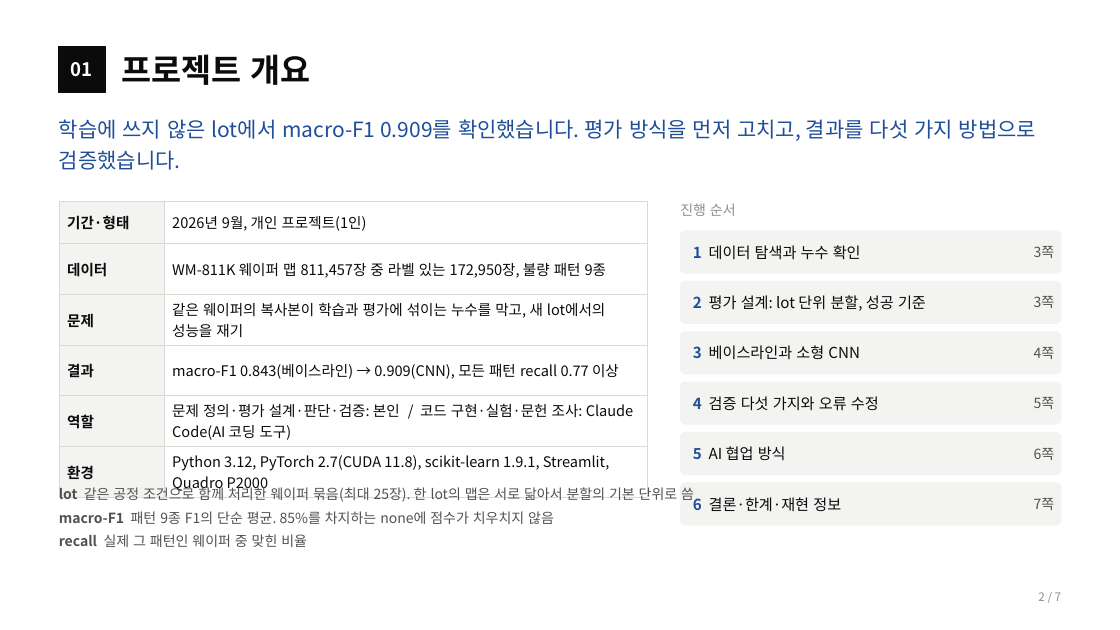
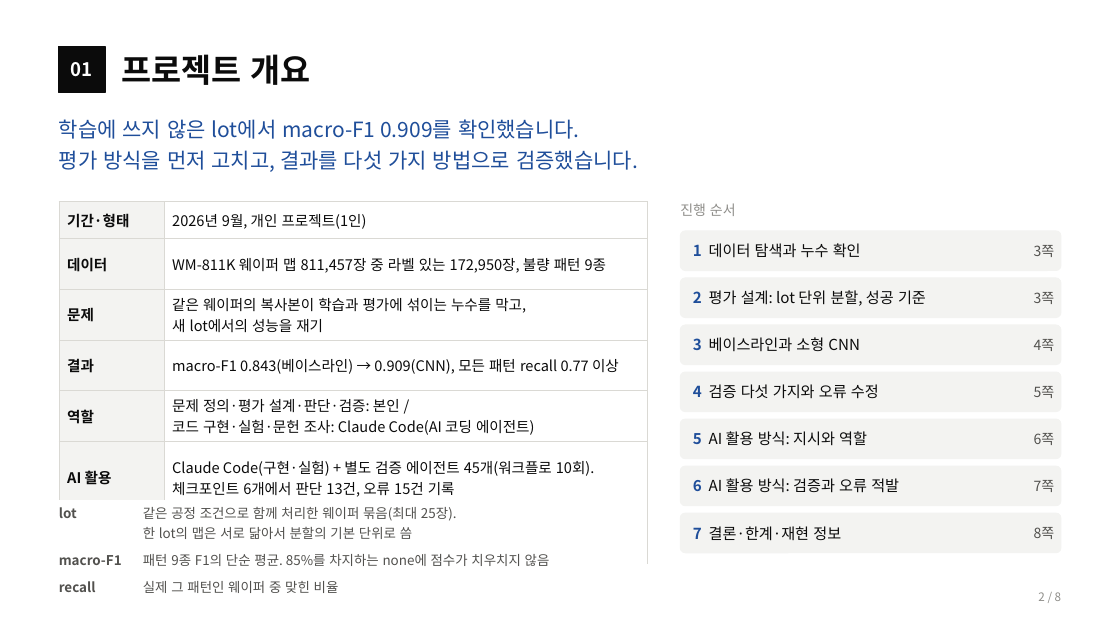
Before and after one commit to sl2ver/wm811k-wafer-defect-classification, a slide deck: slide 2 of portfolio/portfolio.pptx. Drawn at 1120x630 pixels with LibreOffice and Linux fonts; fonts in the diff are those of the drawing. Boxes give left, top, right and bottom in pixels: in the first picture for what was removed or moved away, otherwise in the second. Text is boxed around its words. In the diff, an @@ line names an element or a change of style, - is before the commit and + after.

```diff
--- a/portfolio/portfolio.pptx
+++ b/portfolio/portfolio.pptx
@@ text "학습에 쓰지 않은 lot에서 macro-F1 ..." rewrapped from box(59, 119, 1036, 170) to box(59, 119, 638, 172) @@
@@ table at box(59, 202, 647, 564) @@
-row 5: 역할 | 문제 정의·평가 설계·판단·검증: 본인 / 코드 구현·실험·문헌 조사: Claude Code(AI 코딩 도구)
+row 5: 역할 | 문제 정의·평가 설계·판단·검증: 본인 / 코드 구현·실험·문헌 조사: Claude Code(AI 코딩 에이전트)
+row 6: AI 활용 | Claude Code(구현·실험) + 별도 검증 에이전트 45개(워크플로 10회). 체크포인트 6개에서 판단 13건, 오류 15건 기록
@@ 4 texts, 2 rounded rectangles: place and size @@
-4 texts, 2 rounded rectangles at box(681, 281, 1061, 374)
+4 texts, 2 rounded rectangles at box(681, 278, 1061, 365)
@@ 2 texts, 1 rounded rectangle: place and size @@
-2 texts, 1 rounded rectangle at box(681, 382, 1061, 424)
+2 texts, 1 rounded rectangle at box(681, 372, 1061, 412)
@@ text at box(693, 431, 867, 446): text changed @@
-5 AI 협업 방식
+5 AI 활용 방식: 지시와 역할
@@ 2 texts, 2 rounded rectangles: place and size @@
-2 texts, 2 rounded rectangles at box(681, 433, 1061, 525)
+2 texts, 2 rounded rectangles at box(681, 419, 1061, 506)
@@ proportions changed in 6 elements at box(681, 231, 1061, 271), box(681, 278, 1061, 318), box(681, 325, 1061, 365), box(681, 372, 1061, 412), box(681, 419, 1061, 459), box(681, 466, 1061, 506) @@
@@ text added at box(693, 478, 899, 493), 13 pt, text #0B0B0B @@
+6 AI 활용 방식: 검증과 오류 적발
@@ text removed at box(59, 486, 694, 547) @@
-lot 같은 공정 조건으로 함께 처리한 웨이퍼 묶음(최대 25장). 한 lot의 맵은 서로 닮아서 분할의 기본 단위로 씀
-macro-F1 패턴 9종 F1의 단순 평균. 85%를 차지하는 none에 점수가 치우치지 않음
-recall 실제 그 패턴인 웨이퍼 중 맞힌 비율
@@ table added at box(59, 500, 647, 597), 3 rows, 2 columns @@
+lot | 같은 공정 조건으로 함께 처리한 웨이퍼 묶음(최대 25장). 한 lot의 맵은 서로 닮아서 분할의 기본 단위로 씀
+macro-F1 | 패턴 9종 F1의 단순 평균. 85%를 차지하는 none에 점수가 치우치지 않음
+recall | 실제 그 패턴인 웨이퍼 중 맞힌 비율
@@ rounded rectangle added at box(681, 513, 1061, 553), fill #F3F3F1, outline #F3F3F1 1 pt @@
@@ text at box(693, 526, 841, 541): text changed @@
-6 결론·한계·재현 정보
+7 결론·한계·재현 정보
@@ text added at box(1034, 527, 1055, 539), 12 pt, text #52514E @@
+8쪽
@@ text at box(1038, 592, 1061, 601): text changed @@
-2 / 7
+2 / 8
```
Also in this commit, not shown: 6 other slides changed, 1 slide added, 12 other files.
